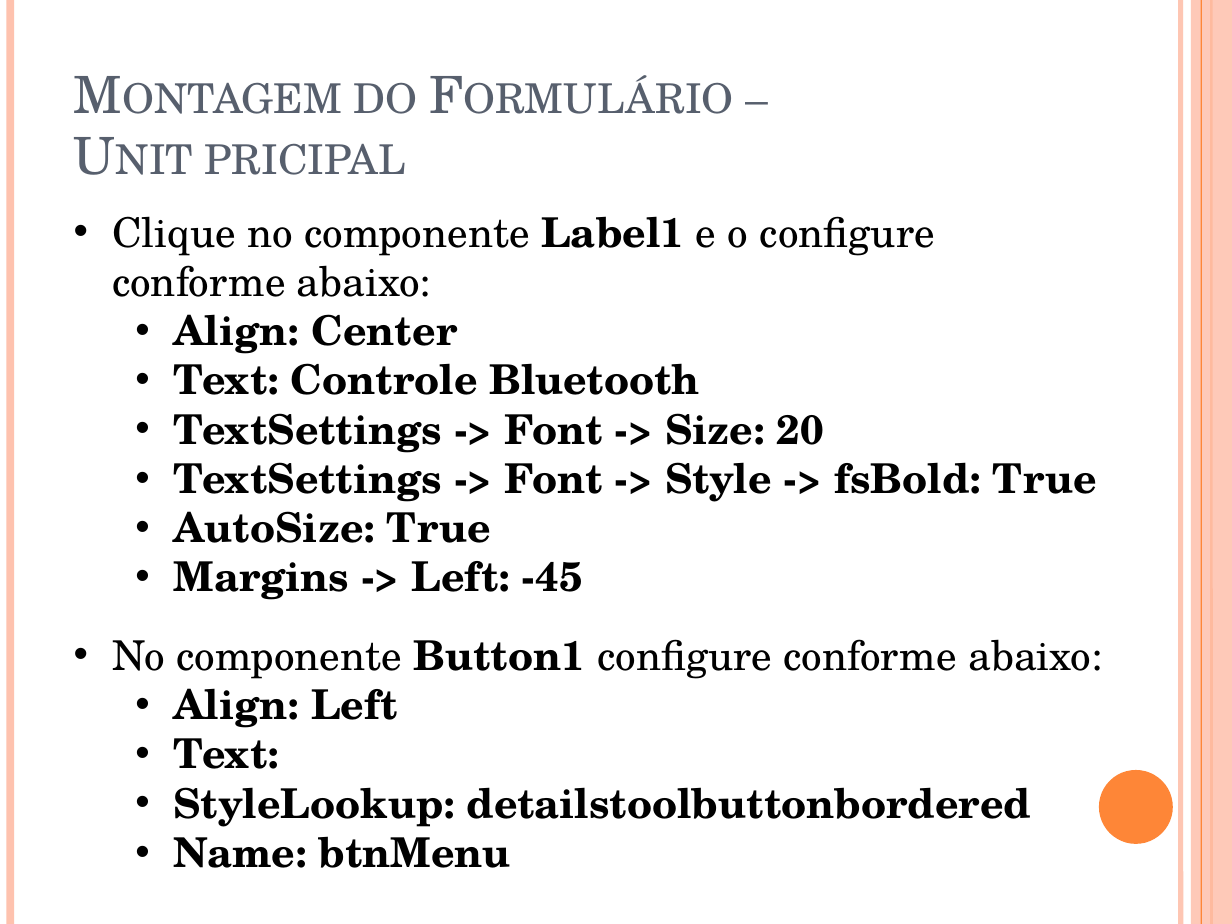
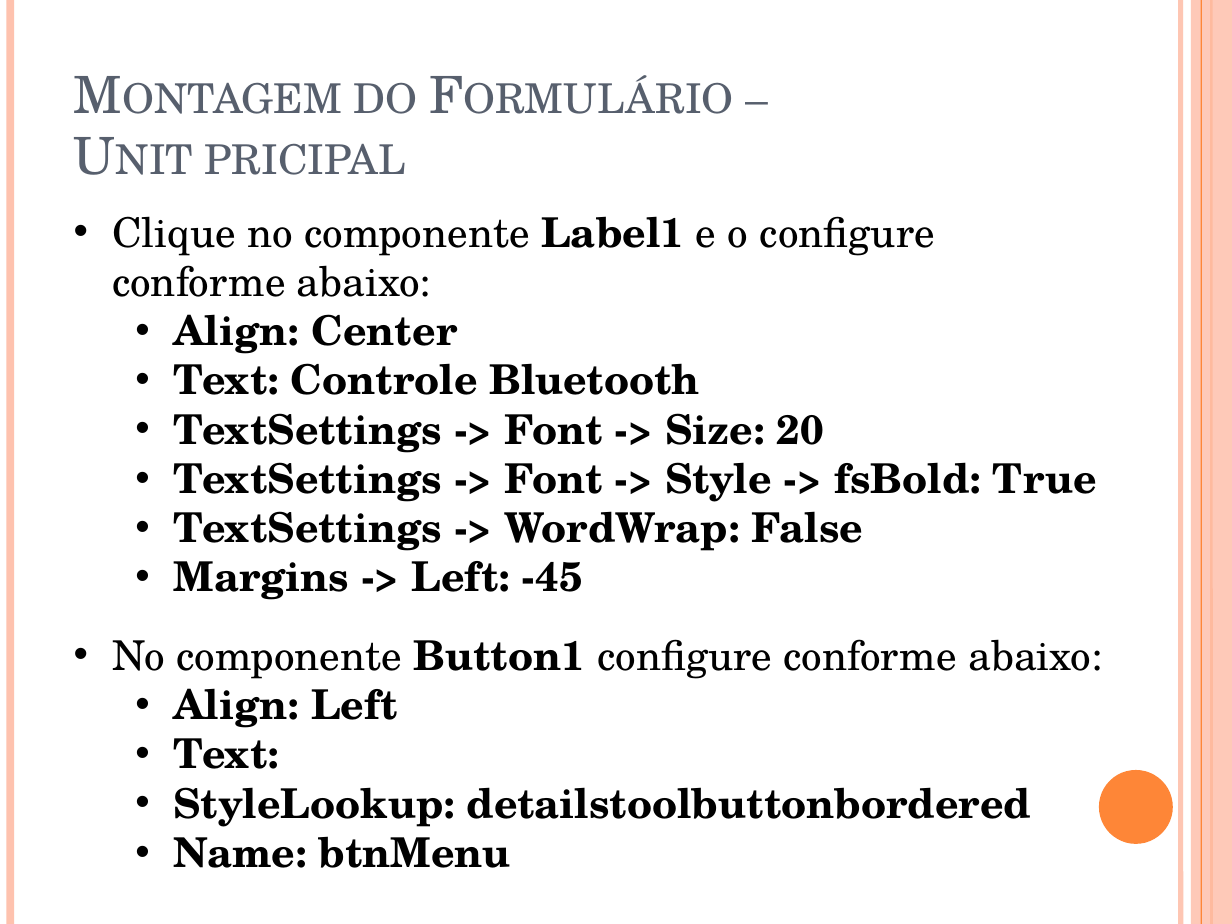
Before and after one commit to igorscandido/Conexao-Bluetooth-usando-Delphi, a slide deck: slide 6 of Stuff/Conexão Bluetooth usando Delphi.pptx. Drawn at 1232x924 pixels with LibreOffice and Linux fonts; fonts in the diff are those of the drawing. Boxes give left, top, right and bottom in pixels: in the first picture for what was removed or moved away, otherwise in the second. Text is boxed around its words. In the diff, an @@ line names an element or a change of style, - is before the commit and + after.

```diff
--- a/Stuff/Conexão Bluetooth usando Delphi.pptx
+++ b/Stuff/Conexão Bluetooth usando Delphi.pptx
@@ text at bbox=[174, 501, 863, 551]: text changed @@
-  • AutoSize: True
+  • TextSettings -> WordWrap: False
```
Also in this commit, not shown: 13 other slides changed, 8 slides added, 23 other files.
